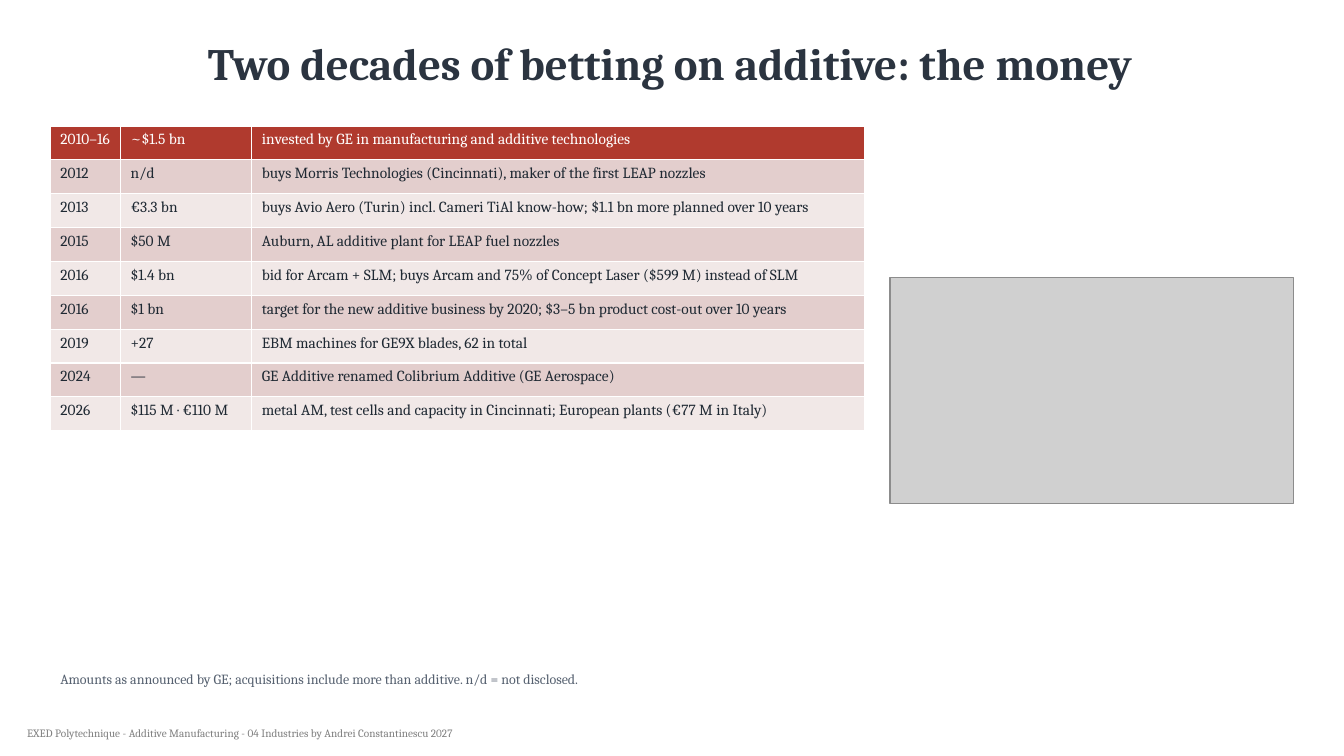
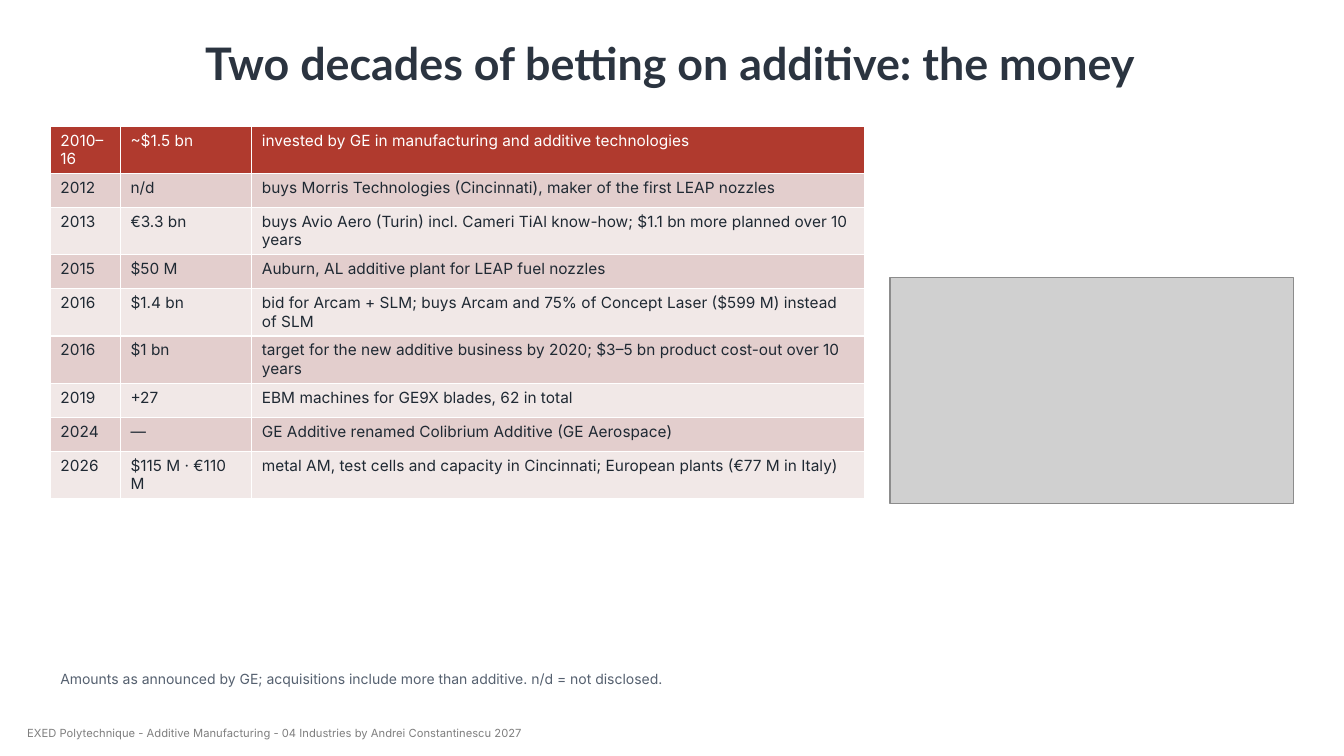
Before and after one commit to aconstant-lms/X-FabAdd, a slide deck: slide 31 of 04_industries/aviation/slides/04_am_aviation.pptx. Drawn at 1344x756 pixels with LibreOffice and Linux fonts; fonts in the diff are those of the drawing; grey boxes stand for pictures. Boxes give left, top, right and bottom in pixels: in the first picture for what was removed or moved away, otherwise in the second. Text is boxed around its words. In the diff, an @@ line names an element or a change of style, - is before the commit and + after.

```diff
--- a/04_industries/aviation/slides/04_am_aviation.pptx
+++ b/04_industries/aviation/slides/04_am_aviation.pptx
@@ title "Two decades of betting on ..." at bbox=[205, 46, 1134, 88]: font Cambria to Lato @@
@@ table at bbox=[50, 126, 865, 493] @@
@@ font Cambria to Inter @@
@@ text "Amounts as announced by GE; ..." at bbox=[60, 673, 662, 687]: font Cambria to Inter @@
@@ text "EXED Polytechnique - Additive Manufacturing ..." at bbox=[27, 728, 521, 740]: font Cambria to Inter @@
```
Also in this commit, not shown: 52 other slides changed, 12 other files.
